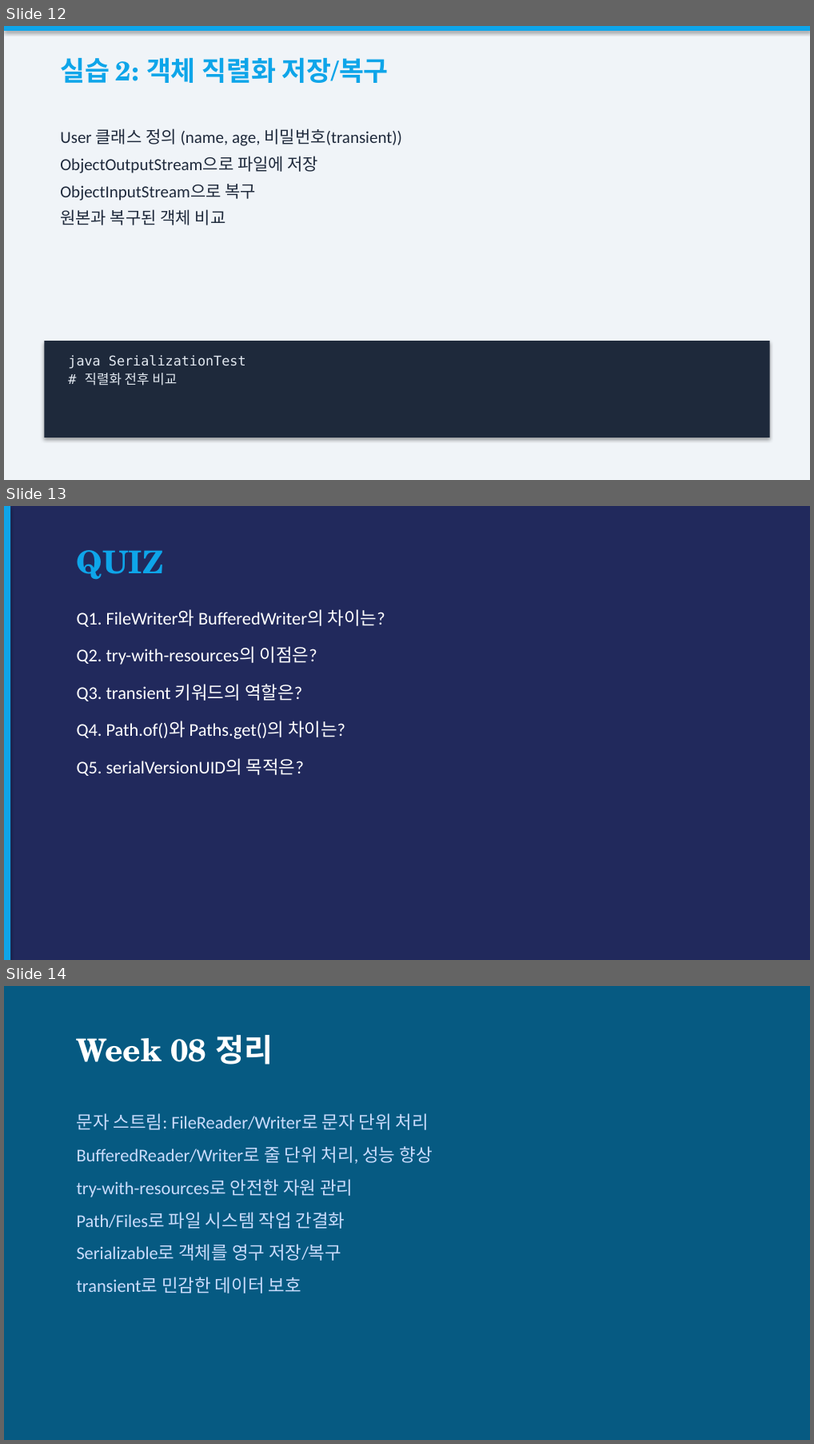
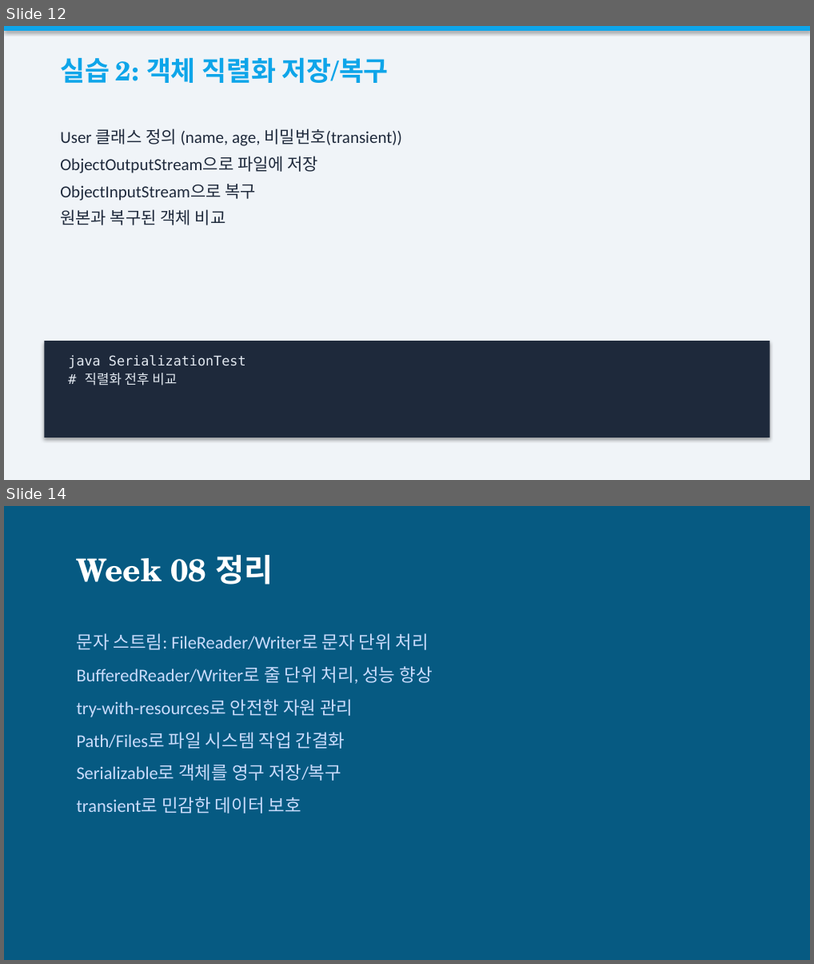
Before and after one commit to gbox3d/java_study, a slide deck: Week08_FileIOSerialization.pptx. Shown one above the other, each under a label of ours: slides 12, 13 and 14 before the commit, slides 12 and 14 after it; the slides between them are not shown. The pictures are 814x1444 and 814x964 pixels, drawn with LibreOffice and Linux fonts; fonts in the diff are those of the drawing. Boxes give left, top, right and bottom in pixels: in the first picture for what was removed or moved away, otherwise in the second. Text is boxed around its words. In the diff, an @@ line names an element or a change of style, - is before the commit and + after.

```diff
--- a/Week08_FileIOSerialization.pptx
+++ b/Week08_FileIOSerialization.pptx
@@ slide 13 removed at box(4, 506, 810, 960), background #FFFFFF @@
@@ rectangle removed at box(4, 506, 810, 959) @@
@@ rectangle removed at box(4, 506, 10, 959) @@
@@ text removed at box(77, 550, 164, 580) @@
-QUIZ
@@ text removed at box(77, 609, 386, 776) @@
-Q1. FileWriter와 BufferedWriter의 차이는?
-Q2. try-with-resources의 이점은?
-Q3. transient 키워드의 역할은?
-Q4. Path.of()와 Paths.get()의 차이는?
-Q5. serialVersionUID의 목적은?
```
Also in this commit, not shown: 1 slide added, 10 other files.
